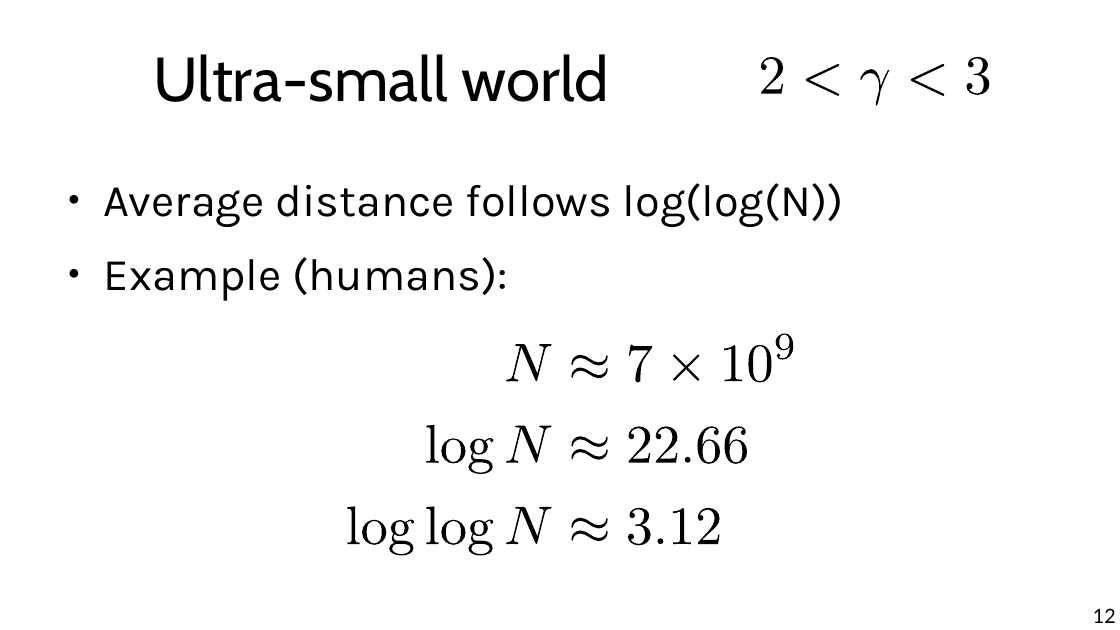
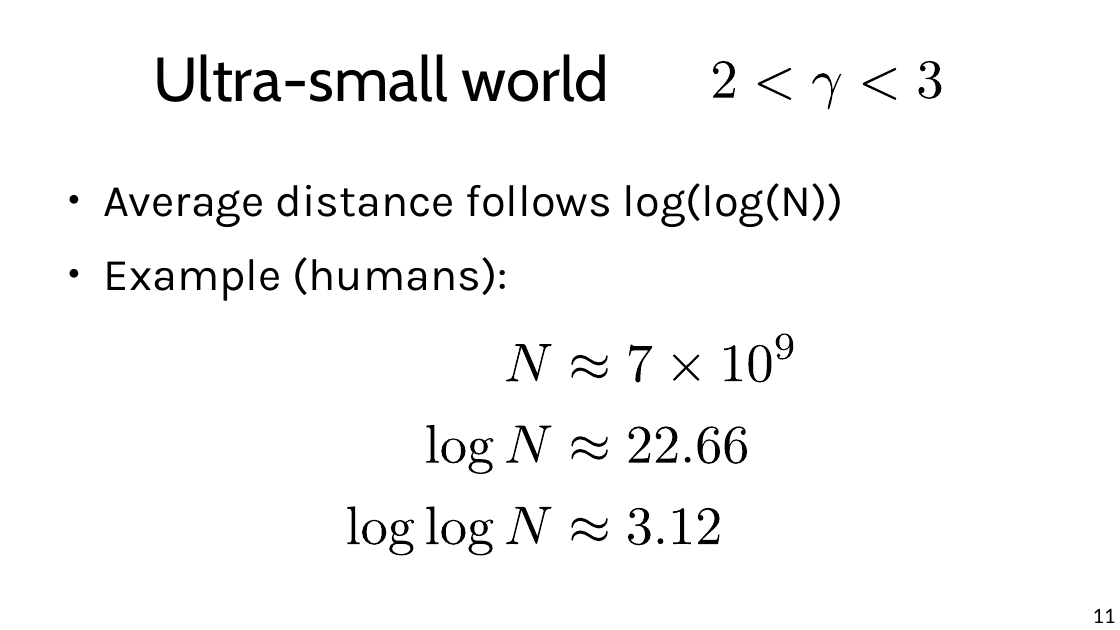
Before and after one commit to chatox/networks-science-course, a slide deck: slide 11 of theory/odp/tt14-distances_scale_free_nets.odp (slide 12 before the commit). Drawn at 1120x630 pixels with LibreOffice and Linux fonts; fonts in the diff are those of the drawing. Boxes give left, top, right and bottom in pixels: in the first picture for what was removed or moved away, otherwise in the second. Text is boxed around its words. In the diff, an @@ line names an element or a change of style, - is before the commit and + after.

```diff
--- a/theory/odp/tt14-distances_scale_free_nets.odp
+++ b/theory/odp/tt14-distances_scale_free_nets.odp
@@ freeform shape: place and size @@
-freeform shape at (761,57,784,94)
+freeform shape at (713,61,736,98)
@@ freeform shape: place and size @@
-freeform shape at (911,64,944,97)
+freeform shape at (757,68,791,101)
@@ freeform shape: place and size @@
-freeform shape at (806,64,839,97)
+freeform shape at (812,73,842,110)
@@ freeform shape: place and size @@
-freeform shape at (860,69,889,106)
+freeform shape at (863,68,896,101)
@@ freeform shape: place and size @@
-freeform shape at (967,57,990,95)
+freeform shape at (919,61,942,99)
@@ page number at (1093,608,1116,623): text changed @@
-12
+11
```
Also in this commit, not shown: 5 other slides changed, 1 other file.
